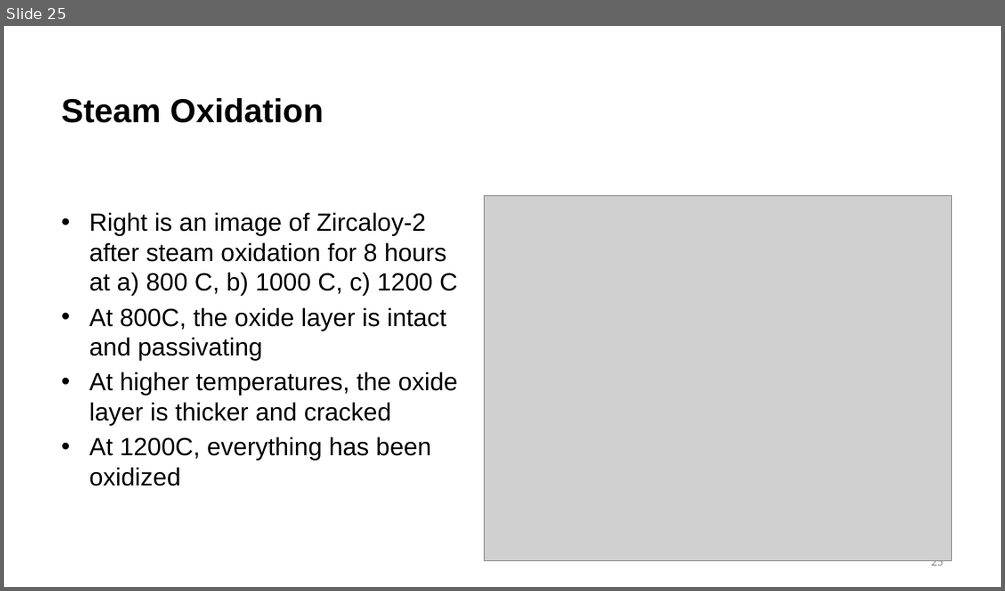
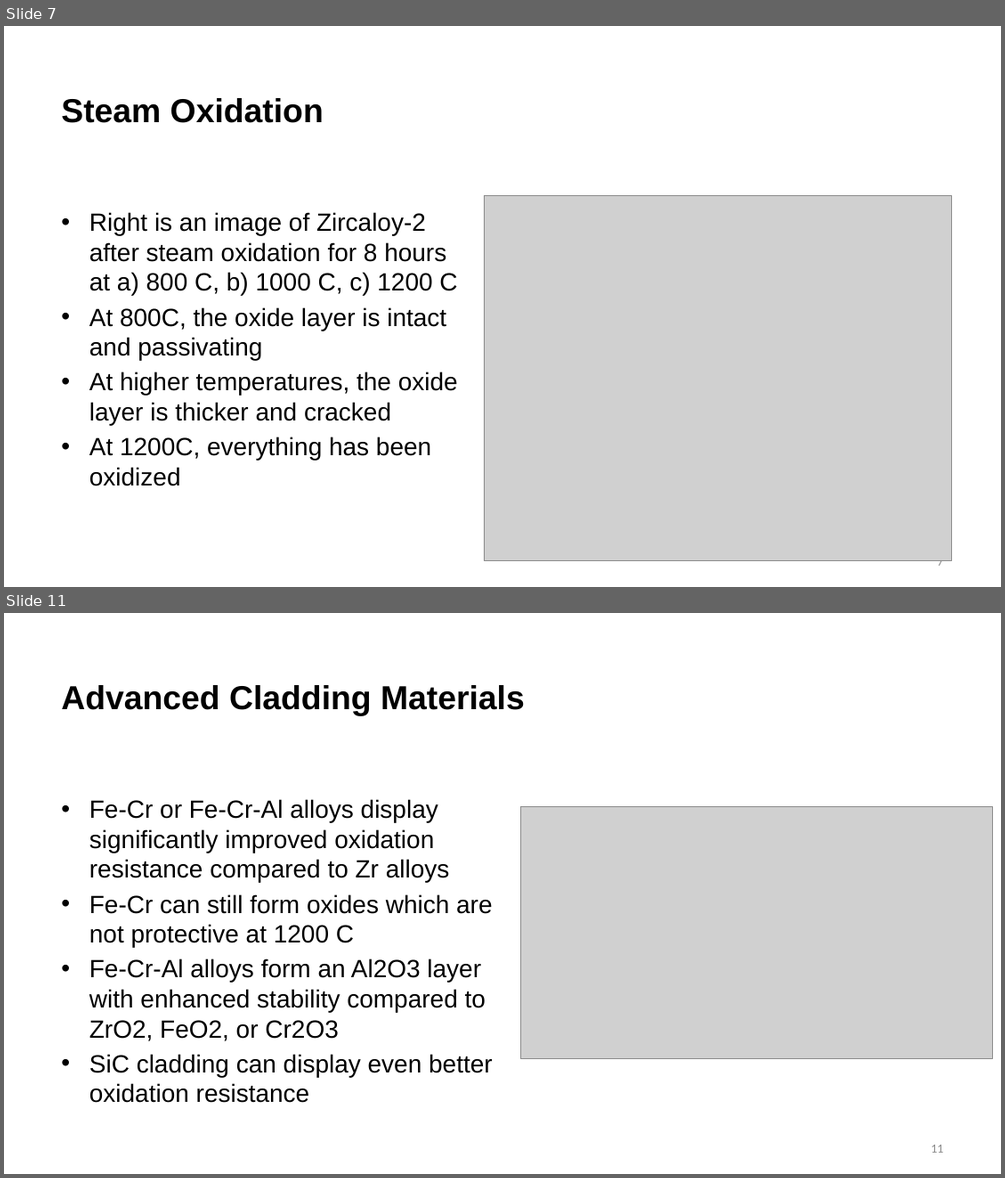
Before and after one commit to benbeeler/TEACHING, a slide deck: Nuclear_Fuel_Performance/NE533_Spring2026/Module4/Lec18_Accidents.pptx. Shown one above the other, each under a label of ours: slide 25 before the commit, slides 7 and 11 after it; the slides between them are not shown. The pictures are 1005x591 and 1005x1178 pixels, drawn with LibreOffice and Linux fonts; fonts in the diff are those of the drawing; grey boxes stand for pictures; background and template pictures are left out. Boxes give left, top, right and bottom in pixels: in the first picture for what was removed or moved away, otherwise in the second. Text is boxed around its words. In the diff, an @@ line names an element or a change of style, - is before the commit and + after.

```diff
--- a/Nuclear_Fuel_Performance/NE533_Spring2026/Module4/Lec18_Accidents.pptx
+++ b/Nuclear_Fuel_Performance/NE533_Spring2026/Module4/Lec18_Accidents.pptx
@@ slide 11 added at (4, 613, 1001, 1174), background #FFFFFF @@
@@ title added at (61, 685, 525, 716), 32 pt, text #000000, bold @@
+Advanced Cladding Materials
@@ text added at (89, 799, 493, 1103), 24 pt, text #000000 @@
+• Fe-Cr or Fe-Cr-Al alloys display significantly improved oxidation resistance compared to Zr alloys
+• Fe-Cr can still form oxides which are not protective at 1200 C
+• Fe-Cr-Al alloys form an Al2O3 layer with enhanced stability compared to ZrO2, FeO2, or Cr2O3
+• SiC cladding can display even better oxidation resistance
@@ picture added at (521, 807, 992, 1059) @@
@@ page number added at (930, 1144, 943, 1152), 12 pt, text #8C8C8C @@
+11
@@ what was slide 25 is now slide 7 @@
@@ page number at (937, 560, 943, 565): text changed @@
-25
+7
```
Also in this commit, not shown: 5 other slides added, 12 slides removed, 29 other files.
